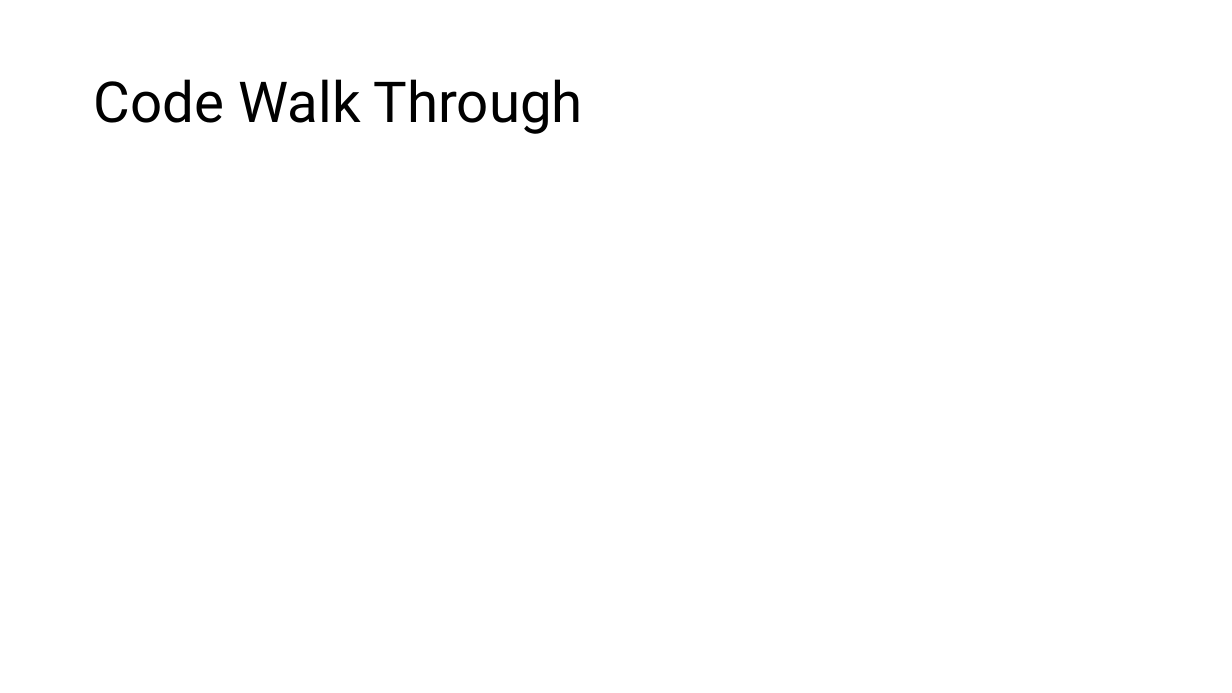
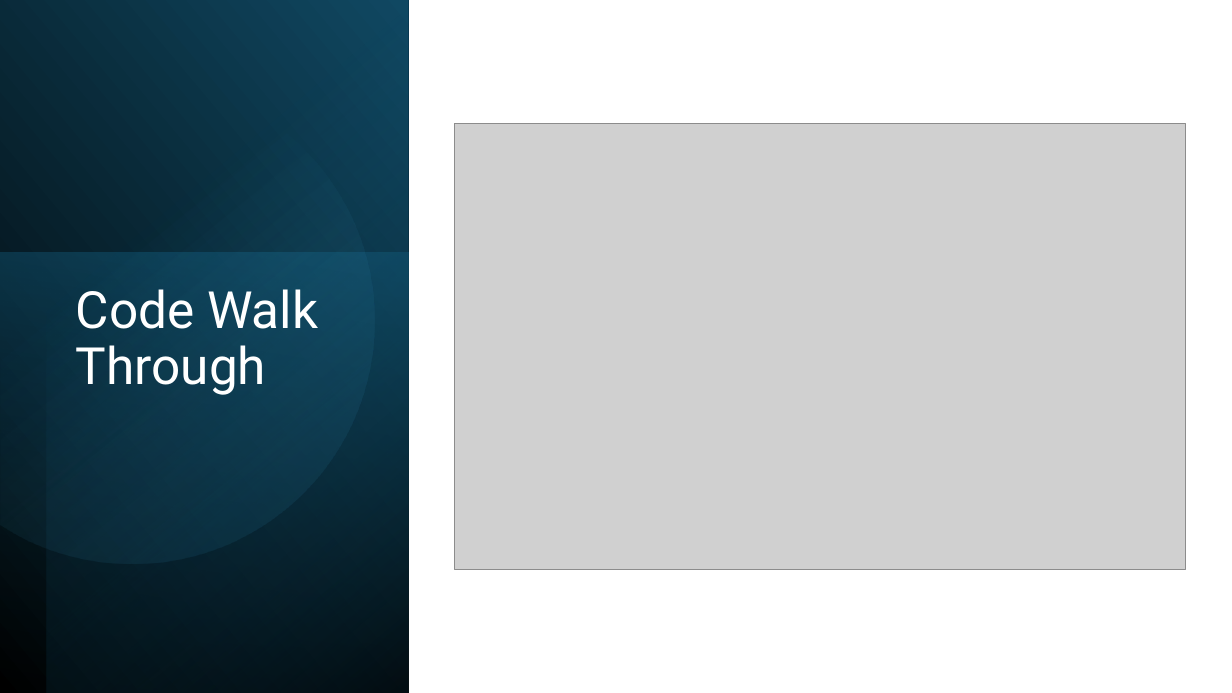
Before and after one commit to LuWang95/CSC494, a slide deck: slide 5 of meetings/Week 3.pptx. Drawn at 1232x693 pixels with LibreOffice and Linux fonts; fonts in the diff are those of the drawing; grey boxes stand for pictures. Boxes give left, top, right and bottom in pixels: in the first picture for what was removed or moved away, otherwise in the second. Text is boxed around its words. In the diff, an @@ line names an element or a change of style, - is before the commit and + after.

```diff
--- a/meetings/Week 3.pptx
+++ b/meetings/Week 3.pptx
@@ rectangle added at bbox=[0, 0, 409, 693], fill gradient #000000 to #104862 @@
@@ rectangle added at bbox=[46, 0, 409, 693], fill gradient #000000 to #156082 @@
@@ freeform shape added at bbox=[0, 48, 419, 607], fill gradient #46B1E1 to #104862 @@
@@ picture added at bbox=[455, 124, 1185, 569] @@
@@ rectangle added at bbox=[0, 253, 409, 693], fill gradient #156082 to #0B3041 @@
@@ title "Code Walk Through": place and size @@
-title "Code Walk Through" at bbox=[94, 79, 583, 134]
+title "Code Walk Through" at bbox=[76, 289, 318, 395]
@@ title "Code Walk Through" at bbox=[76, 289, 318, 395]: size 44 to 40 pt, text colour #000000 to #FFFFFF; vertical alignment middle to top @@
```
Also in this commit, not shown: 1 slide added, 1 other file.
